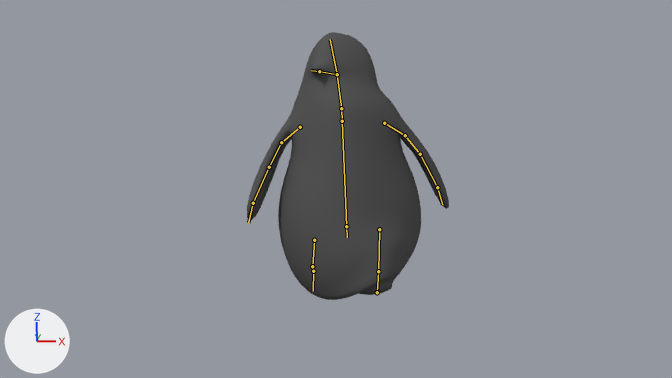
An edit to the Blender file blender/penguin/2_ply.blend, drawn before and after from the same camera.
Camera for both pictures: the file's camera 'Camera'. Arrows for +X, +Y and +Z are at lower left; the lights stay in place. Both versions are drawn at frame 290 of the action 'ArmatureAction.001'; the numbers are the values there. The bones that bend it are drawn over the model as lines.
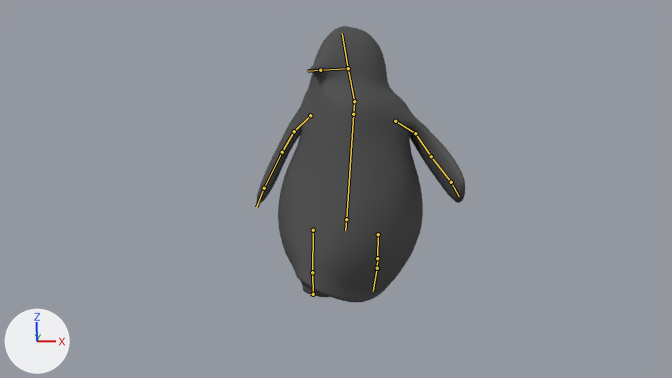
What the commit changed:
Bone 'torso' (bone_torso) moves from (0.0, 0.08, 0.0) to (0.0, 0.36, 0.01).
Bone 'torso' (bone_torso) turns from (1, 1, 1) to (1, 0, -5) degrees about its own x, y and z.
Bone 'head' (bone_head) turns from (-6, -22, 8) to (-2, -38, 15) degrees about its own x, y and z.
Bone 'head.001' (bone_head_001) turns from (0, 2, 3) to (-2, 0, 0) degrees about its own x, y and z.
Bone 'head.002' (bone_head_002) turns from (0, 0, 0) to (-1, 1, 1) degrees about its own x, y and z.
Bone 'Bone.004' (bone_bone_004) turns from (-7, 14, -46) to (22, -24, -48) degrees about its own x, y and z.
Bone 'Bone.006' (bone_bone_006) turns from (-1, -4, -6) to (3, -14, -30) degrees about its own x, y and z.
Bone 'Bone.008' (bone_bone_008) turns from (-13, 9, -51) to (11, -20, -62) degrees about its own x, y and z.
Bone 'Bone.009' (bone_bone_009) turns from (0, 0, 0) to (-4, 1, -5) degrees about its own x, y and z.
Bone 'Bone.010' (bone_bone_010) turns from (-2, 5, -21) to (-10, 7, -23) degrees about its own x, y and z.
Bone 'Bone.011' (bone_bone_011) turns from (0, 0, 0) to (-6, 4, -10) degrees about its own x, y and z.
Bone 'Bone.012' (bone_bone_012) moves from (-0.03, -0.3, -0.1) to (0.0, 0.0, 0.0).
Bone 'Bone.012' (bone_bone_012) turns from (43, 1, -8) to (-23, 8, -3) degrees about its own x, y and z.
Bone 'Bone.015' (bone_bone_015) turns from (4, 1, -3) to (-4, -3, -20) degrees about its own x, y and z.
Bone 'Bone.016' (bone_bone_016) turns from (-26, 2, 4) to (-22, 5, 3) degrees about its own x, y and z.
Bone 'Bone.019' (bone_bone_019) turns from (20, 1, 4) to (-39, -4, -5) degrees about its own x, y and z.
Bone 'Bone.020' (bone_bone_020) turns from (-4, 6, -2) to (5, 1, -24) degrees about its own x, y and z.
Bone 'Bone.021' (bone_bone_021) turns from (0, 1, 1) to (46, 0, 11) degrees about its own x, y and z.

Where the change shows, as pixel boxes [x1, y1, x2, y2] in the pictures (672 x 378 px):
'Cylinder', posed: before [247, 32, 449, 300]; after [256, 26, 465, 302]
bone 'torso', root to tip: before (346, 226) to (342, 121); after (346, 219) to (353, 114)
bone 'head', root to tip: before (341, 108) to (337, 74); after (354, 101) to (348, 68)
bone 'head.001', root to tip: before (337, 74) to (330, 39); after (348, 68) to (342, 33)
bone 'head.002', root to tip: before (337, 74) to (319, 71); after (348, 68) to (320, 70)
bone 'Bone.004', root to tip: before (384, 123) to (405, 135); after (395, 121) to (415, 133)
bone 'Bone.006', root to tip: before (420, 154) to (437, 187); after (431, 156) to (451, 182)
bone 'Bone.008', root to tip: before (300, 127) to (281, 142); after (310, 115) to (294, 131)
bone 'Bone.009', root to tip: before (281, 142) to (269, 167); after (294, 131) to (282, 152)
bone 'Bone.010', root to tip: before (269, 167) to (253, 203); after (282, 152) to (264, 188)
bone 'Bone.011', root to tip: before (253, 203) to (248, 222); after (264, 188) to (256, 207)
bone 'Bone.012', root to tip: before (379, 229) to (378, 271); after (378, 234) to (377, 258)
bone 'Bone.015', root to tip: before (378, 271) to (377, 292); after (377, 258) to (377, 268)
bone 'Bone.016', root to tip: before (377, 292) to (377, 291); after (377, 268) to (373, 291)
bone 'Bone.019', root to tip: before (314, 240) to (312, 266); after (313, 230) to (312, 272)
bone 'Bone.020', root to tip: before (312, 266) to (313, 271); after (312, 272) to (313, 294)
bone 'Bone.021', root to tip: before (313, 271) to (313, 291); after (313, 294) to (310, 294)
